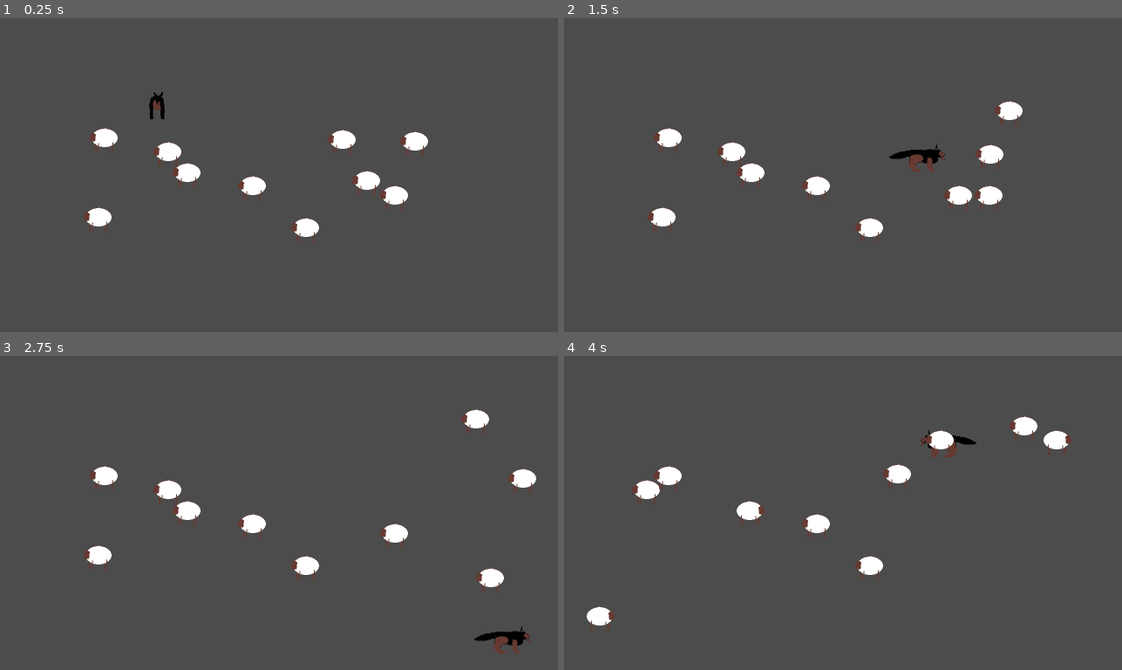
Above: before the commit, frames 1-4 (two rows, left to right).
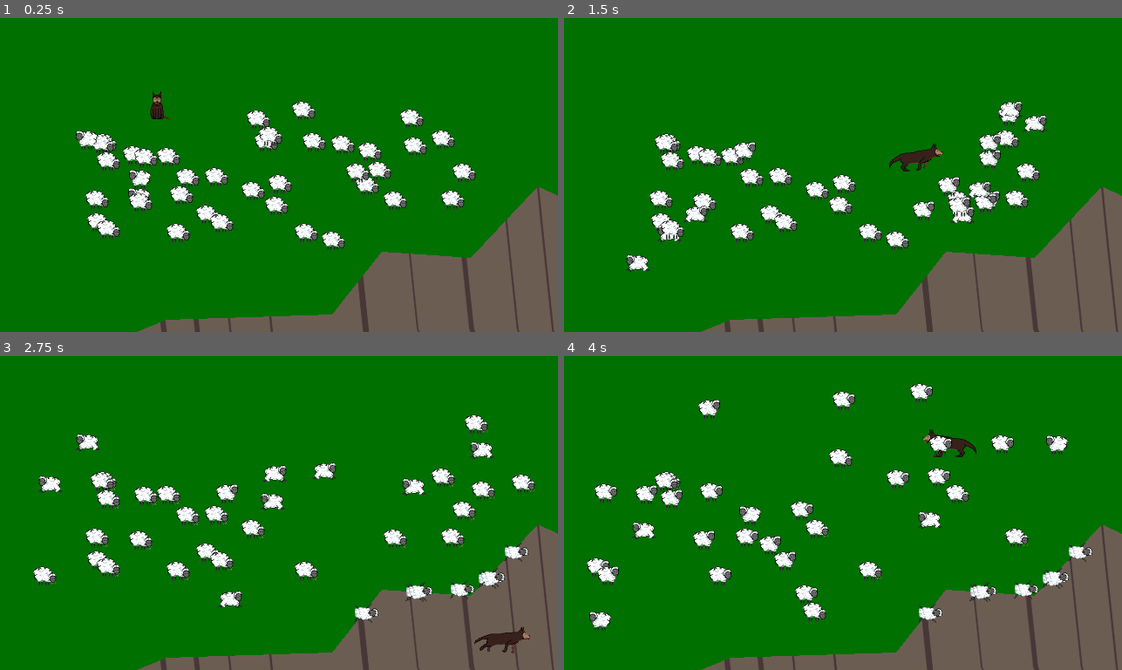
Above: after the commit, the same moments.

Repository: krfou/ludum-dare-51
Game: Godot game, scene res://scenes/Main.tscn
Same seed, same stepped clock (60 frames per second), same inputs: the game is played once before the commit and once after it. This scene is started directly instead of the project's main scene.
Inputs:
- Up to frame 1 (0.25 s): no input
- Up to frame 2 (1.5 s): hold Right (ui_right) 0.53-1.28 s; hold Down (ui_down) from 1.28 s (still down)
- Up to frame 3 (2.75 s): release Down (ui_down) at 2.03 s; hold Right (ui_right) from 2.03 s (still down)
- Up to frame 4 (4 s): release Right (ui_right) at 2.78 s; hold Up (ui_up) 2.78-3.53 s; hold Left (ui_left) from 3.53 s (still down)

The runs differ from the first frame. In frame 1, 98% of the frame differs, in the area x 0-100%, y 0-100%; in frame 2, 98%; in frame 3, 98%; in frame 4, 98%.

Commit message:
les moutons veulent pas tomber, mais sinon on est pas mal, la falaise fonctionne, prochaine étape la route

Diff:
--- a/scenes/Dog.gd
+++ b/scenes/Dog.gd
@@ -10,8 +10,6 @@
 
 func get_input():
 	velocity = Vector2.ZERO
-	if not velocity:
-		$AnimatedSprite.animation = "sit"
 	if Input.is_action_pressed("ui_left"):
 		velocity.x -= 1
 	if Input.is_action_pressed("ui_right"):
@@ -23,7 +21,9 @@
 	if velocity.length() > 0:
 		_move_collision_in_direction(velocity)
 		velocity = velocity.normalized() * speed
-		$AnimatedSprite.animation = "default"
+		$AnimatedSprite.animation = "run"
+	else:
+		$AnimatedSprite.animation = "sit"
 	if velocity.x < 0:
 		$AnimatedSprite.flip_h = true
 	else:
@@ -41,12 +41,12 @@
 
 
 func _ready():
-	var texture = $AnimatedSprite.frames.get_frame("default", 0)
+	var texture = $AnimatedSprite.frames.get_frame("run", 0)
 	texture_size = texture.get_size()
 
 func _on_Dog_area_entered(area:Area2D):
 	if area.is_in_group("sheeps"):
-		area.is_scared(position, speed)
+		area.is_scared(position)
 		emit_signal("spook")
 
 func _move_collision_in_direction(direction: Vector2):
--- a/scenes/Main.gd
+++ b/scenes/Main.gd
@@ -2,6 +2,10 @@
 
 export (PackedScene) var Sheep
 export (int) var sheep_number
+
+export (PackedScene) var RigidSheep
+export (int) var rigid_sheep_number
+
 export (int) var playtime
 
 var score
@@ -23,6 +27,7 @@
 	$Dog.show()
 	$GameTimer.start()
 	spawn_sheeps()
+	spawn_rigid_sheeps()
 
 
 func spawn_sheeps():
@@ -34,3 +39,13 @@
 			rand_range(100, screensize.x - 100),
 			rand_range(100, screensize.y - 100)
 		)
+
+func spawn_rigid_sheeps():
+	for _i in range(0, rigid_sheep_number):
+		var rs = RigidSheep.instance()
+		$RigidSheeps.add_child(rs)
+		rs.screensize = screensize
+		rs.position = Vector2(
+			rand_range(100, screensize.x - 100),
+			rand_range(100, screensize.y - 100)
+		)
--- a/scenes/Main.tscn
+++ b/scenes/Main.tscn
@@ -1,24 +1,35 @@
-[gd_scene load_steps=4 format=2]
+[gd_scene load_steps=7 format=2]
 
 [ext_resource path="res://scenes/Dog.tscn" type="PackedScene" id=1]
 [ext_resource path="res://scenes/Main.gd" type="Script" id=2]
 [ext_resource path="res://scenes/Sheep.tscn" type="PackedScene" id=3]
+[ext_resource path="res://scenes/RigidSheep.tscn" type="PackedScene" id=4]
+[ext_resource path="res://assets/background/background.png" type="Texture" id=5]
+[ext_resource path="res://scenes/cliffs.tscn" type="PackedScene" id=6]
 
 [node name="Main" type="Node"]
 script = ExtResource( 2 )
 Sheep = ExtResource( 3 )
-sheep_number = 10
+sheep_number = 40
+RigidSheep = ExtResource( 4 )
 playtime = 50
 
 [node name="Background" type="TextureRect" parent="."]
 anchor_right = 1.0
 anchor_bottom = 1.0
+texture = ExtResource( 5 )
 stretch_mode = 2
+
+[node name="Cliffs" parent="." instance=ExtResource( 6 )]
+position = Vector2( 157, 360 )
+rotation = -0.34383
 
 [node name="Dog" parent="." instance=ExtResource( 1 )]
 
 [node name="Sheeps" type="Node" parent="."]
 
+[node name="RigidSheeps" type="Node" parent="."]
+
 [node name="DogStart" type="Position2D" parent="."]
 position = Vector2( 180, 100 )
 
--- /dev/null
+++ b/scenes/RigidSheep.gd
@@ -0,0 +1,89 @@
+extends RigidBody2D
+
+export (int) var wanted_speed = 100
+
+var speed: int
+onready var max_speed :int = wanted_speed * 3
+var velocity := Vector2()
+var screensize := Vector2()
+var texture_size := Vector2()
+
+var is_alive := true
+var is_running_away := false
+
+# position du mouton moins position du chien dans vecteur
+
+onready var move_timer := $MoveTimer as Timer
+
+func is_scared(dog_position: Vector2, dog_speed: int) -> void:
+    var run_away_vector = Vector2(position.x - dog_position.x, position.y - dog_position.y)
+    is_running_away = true
+    velocity = velocity + run_away_vector
+    speed = clamp(speed * 3, wanted_speed, max_speed)
+
+
+func _process(delta: float) -> void:
+    if not is_alive:
+        pass
+    elif is_running_away:
+        _run_away(delta)
+    else:
+        _move(delta)
+
+
+func _generate_move() -> void:
+    randomize()
+    move_timer.wait_time = int(rand_range(1, 2))
+    # faire en sorte que les moutons mange 50% du temps
+    if rand_range(0, 1) > 0.5:
+        velocity.x = int(randi()%3 - 1)
+        velocity.y = int(randi()%3 - 1)
+    else:
+        velocity = Vector2.ZERO
+    move_timer.start()
+
+func _on_timer_timeout():
+	_generate_move()
+
+func _move(delta):
+    velocity += velocity * delta
+    speed = clamp(speed * 0.99, wanted_speed, max_speed)
+    if velocity.length() > 0:
+        $AnimatedSprite.animation = "default"
+        #le mouton fait demi-tour au lieu de rester collé au mur
+        if velocity.x > screensize.x - texture_size.x / 2 or velocity.x < 0 + texture_size.x / 2:
+            velocity.x = -velocity.x
+        if velocity.y > screensize.y - texture_size.y / 2 or velocity.y < 0 + texture_size.y / 2:
+            velocity.y = -velocity.y
+        velocity = velocity.normalized() * speed
+    if velocity.x < 0:
+        $AnimatedSprite.flip_h = true
+    else:
+        $AnimatedSprite.flip_h = false
+
+func _run_away(delta: float):
+    velocity += velocity * delta
+    if velocity.x > screensize.x or velocity.x < 0:
+        die()
+    if velocity.y > screensize.y or velocity.y < 0:
+        die()
+    velocity = velocity.normalized() * speed
+    if velocity.x < 0:
+        $AnimatedSprite.flip_h = true
+    else:
+        $AnimatedSprite.flip_h = false
+    is_running_away = false
+
+
+func die():
+    $AnimatedSprite.animation = "dead"
+    self.is_alive = false
+
+
+func _ready():
+    velocity = Vector2(200, 200)
+    move_timer.wait_time = int(rand_range(1, 4))
+    move_timer.start()
+    move_timer.connect("timeout", self, "_on_timer_timeout")
+    var texture = $AnimatedSprite.frames.get_frame("default", 0)
+    texture_size = texture.get_size()
--- /dev/null
+++ b/scenes/RigidSheep.tscn
@@ -0,0 +1,40 @@
+[gd_scene load_steps=6 format=2]
+
+[ext_resource path="res://assets/sheep/extra/sheep_dead.png" type="Texture" id=1]
+[ext_resource path="res://assets/sheep/extra/sheep_1.png" type="Texture" id=2]
+[ext_resource path="res://scenes/RigidSheep.gd" type="Script" id=3]
+
+[sub_resource type="SpriteFrames" id=1]
+animations = [ {
+"frames": [ ExtResource( 1 ) ],
+"loop": true,
+"name": "dead",
+"speed": 5.0
+}, {
+"frames": [ ExtResource( 2 ) ],
+"loop": true,
+"name": "default",
+"speed": 5.0
+} ]
+
+[sub_resource type="CircleShape2D" id=2]
+radius = 32.0
+
+[node name="RigidSheep" type="RigidBody2D" groups=["sheeps"]]
+mass = 799.3
+gravity_scale = 0.0
+script = ExtResource( 3 )
+__meta__ = {
+"_edit_group_": true
+}
+
+[node name="AnimatedSprite" type="AnimatedSprite" parent="."]
+scale = Vector2( 0.5, 0.5 )
+frames = SubResource( 1 )
+
+[node name="MoveTimer" type="Timer" parent="."]
+
+[node name="CollisionShape2D" type="CollisionShape2D" parent="."]
+scale = Vector2( 0.5, 0.5 )
+shape = SubResource( 2 )
+one_way_collision_margin = 0.0
--- a/scenes/Sheep.gd
+++ b/scenes/Sheep.gd
@@ -14,75 +14,84 @@
 
 onready var move_timer := $MoveTimer as Timer
 
-func is_scared(dog_position: Vector2, dog_speed: int) -> void:
-    var run_away_vector = Vector2(position.x - dog_position.x, position.y - dog_position.y)
-    is_running_away = true
-    velocity = velocity + run_away_vector
-    speed = clamp(speed * 3, wanted_speed, max_speed)
+func is_scared(dog_position: Vector2) -> void:
+	var run_away_vector = Vector2(position.x - dog_position.x, position.y - dog_position.y)
+	is_running_away = true
+	velocity = velocity + run_away_vector
+	speed = clamp(speed * 3, wanted_speed, max_speed)
 
 
 func _process(delta: float) -> void:
-    if not is_alive:
-        pass
-    elif is_running_away:
-        _run_away(delta)
-    else:
-        _move(delta)
+	if not is_alive:
+		pass
+	elif is_running_away:
+		_run_away(delta)
+	else:
+		_move(delta)
 
 
 func _generate_move() -> void:
-    randomize()
-    move_timer.wait_time = int(rand_range(1, 2))
-    # faire en sorte que les moutons mange 50% du temps
-    if rand_range(0, 1) > 0.5:
-        velocity.x = int(randi()%3 - 1)
-        velocity.y = int(randi()%3 - 1)
-    else:
-        velocity = Vector2.ZERO
-    move_timer.start()
+	randomize()
+	move_timer.wait_time = int(rand_range(1, 2))
+	# faire en sorte que les moutons mange 50% du temps
+	if rand_range(0, 1) > 0.5:
+		velocity.x = int(randi()%3 - 1)
+		velocity.y = int(randi()%3 - 1)
+	else:
+		velocity = Vector2.ZERO
+	move_timer.start()
 
 func _on_timer_timeout():
 	_generate_move()
 
 func _move(delta):
-    position += velocity * delta
-    speed = clamp(speed * 0.99, wanted_speed, max_speed)
-    if velocity.length() > 0:
-        $AnimatedSprite.animation = "default"
-        #le mouton fait demi-tour au lieu de rester collé au mur
-        if position.x > screensize.x - texture_size.x / 2 or position.x < 0 + texture_size.x / 2:
-            velocity.x = -velocity.x
-        if position.y > screensize.y - texture_size.y / 2 or position.y < 0 + texture_size.y / 2:
-            velocity.y = -velocity.y
-        velocity = velocity.normalized() * speed
-    if velocity.x < 0:
-        $AnimatedSprite.flip_h = true
-    else:
-        $AnimatedSprite.flip_h = false
+	position += velocity * delta
+	speed = clamp(speed * 0.99, wanted_speed, max_speed)
+	if velocity.length() > 0:
+		$AnimatedSprite.animation = "leap"
+		#le mouton fait demi-tour au lieu de rester collé au mur
+		if position.x > screensize.x - texture_size.x / 2 or position.x < 0 + texture_size.x / 2:
+			velocity.x = -velocity.x
+		if position.y > screensize.y - texture_size.y / 2 or position.y < 0 + texture_size.y / 2:
+			velocity.y = -velocity.y
+		velocity = velocity.normalized() * speed
+	else:
+		$AnimatedSprite.animation = "eat"
+	if velocity.x < 0:
+		$AnimatedSprite.flip_h = true
+	else:
+		$AnimatedSprite.flip_h = false
 
 func _run_away(delta: float):
-    position += velocity * delta
-    if position.x > screensize.x or position.x < 0:
-        die()
-    if position.y > screensize.y or position.y < 0:
-        die()
-    velocity = velocity.normalized() * speed
-    if velocity.x < 0:
-        $AnimatedSprite.flip_h = true
-    else:
-        $AnimatedSprite.flip_h = false
-    is_running_away = false
+	position += velocity * delta
+	if position.x > screensize.x or position.x < 0:
+		die()
+	if position.y > screensize.y or position.y < 0:
+		die()
+	velocity = velocity.normalized() * speed
+	if velocity.x < 0:
+		$AnimatedSprite.flip_h = true
+	else:
+		$AnimatedSprite.flip_h = false
+	is_running_away = false
 
 
 func die():
-    $AnimatedSprite.animation = "dead"
-    self.is_alive = false
+	$AnimatedSprite.animation = "dead"
+	self.is_alive = false
 
+func fall():
+	$AnimatedSprite.animation = "fall"
+	var current_scale = self.scale.x
+	$Tween.interpolate_property($AnimatedSprite, "scale", current_scale, 0, 5, Tween.TRANS_LINEAR, Tween.EASE_IN_OUT)
+	$Tween.start()
+	self.is_alive = false
 
 func _ready():
-    position = Vector2(200, 200)
-    move_timer.wait_time = int(rand_range(1, 4))
-    move_timer.start()
-    move_timer.connect("timeout", self, "_on_timer_timeout")
-    var texture = $AnimatedSprite.frames.get_frame("default", 0)
-    texture_size = texture.get_size()
+	position = Vector2(200, 200)
+	move_timer.wait_time = int(rand_range(1, 4))
+	move_timer.start()
+	move_timer.connect("timeout", self, "_on_timer_timeout")
+	var texture = $AnimatedSprite.frames.get_frame("leap", 0)
+	texture_size = texture.get_size()
+	$AnimatedSprite.animation = "eat"
--- a/scenes/Sheep.tscn
+++ b/scenes/Sheep.tscn
@@ -1,8 +1,18 @@
-[gd_scene load_steps=7 format=2]
+[gd_scene load_steps=17 format=2]
 
-[ext_resource path="res://assets/sheep/extra/sheep_1.png" type="Texture" id=1]
+[ext_resource path="res://assets/sheep/leap/version 2/sheep_leap_2.png" type="Texture" id=1]
 [ext_resource path="res://scenes/Sheep.gd" type="Script" id=2]
 [ext_resource path="res://assets/sheep/extra/sheep_dead.png" type="Texture" id=3]
+[ext_resource path="res://assets/sheep/leap/version 2/sheep_leap_1.png" type="Texture" id=4]
+[ext_resource path="res://assets/sheep/eat/sheep_eat_2.png" type="Texture" id=5]
+[ext_resource path="res://assets/sheep/eat/sheep_eat_6.png" type="Texture" id=6]
+[ext_resource path="res://assets/sheep/eat/sheep_eat_7.png" type="Texture" id=7]
+[ext_resource path="res://assets/sheep/eat/sheep_eat_8.png" type="Texture" id=8]
+[ext_resource path="res://assets/sheep/eat/sheep_eat_1.png" type="Texture" id=9]
+[ext_resource path="res://assets/sheep/eat/sheep_eat_3.png" type="Texture" id=10]
+[ext_resource path="res://assets/sheep/eat/sheep_eat_4.png" type="Texture" id=11]
+[ext_resource path="res://assets/sheep/eat/sheep_eat_5.png" type="Texture" id=12]
+[ext_resource path="res://assets/sheep/fall/sheep_fall_.png" type="Texture" id=13]
 
 [sub_resource type="SpriteFrames" id=1]
 animations = [ {
@@ -11,9 +21,19 @@
 "name": "dead",
 "speed": 5.0
 }, {
-"frames": [ ExtResource( 1 ) ],
+"frames": [ ExtResource( 9 ), ExtResource( 5 ), ExtResource( 10 ), ExtResource( 11 ), ExtResource( 12 ), ExtResource( 6 ), ExtResource( 7 ), ExtResource( 8 ) ],
 "loop": true,
-"name": "default",
+"name": "eat",
+"speed": 5.0
+}, {
+"frames": [ ExtResource( 13 ) ],
+"loop": true,
+"name": "fall",
+"speed": 5.0
+}, {
+"frames": [ ExtResource( 4 ), ExtResource( 1 ) ],
+"loop": true,
+"name": "leap",
 "speed": 5.0
 } ]
 
@@ -34,6 +54,8 @@
 
 [node name="AnimatedSprite" type="AnimatedSprite" parent="."]
 frames = SubResource( 1 )
+animation = "fall"
+playing = true
 
 [node name="MoveTimer" type="Timer" parent="."]
 
@@ -49,3 +71,5 @@
 [node name="CollisionShape2D" type="CollisionShape2D" parent="."]
 shape = SubResource( 2 )
 one_way_collision_margin = 0.0
+
+[node name="Tween" type="Tween" parent="."]
--- /dev/null
+++ b/scenes/cliffs.gd
@@ -0,0 +1,7 @@
+extends Area2D
+
+
+
+func _on_Cliffs_area_entered(area:Area2D):
+    if area.is_in_group("sheeps"):
+        area.fall()
--- /dev/null
+++ b/scenes/cliffs.tscn
@@ -0,0 +1,27 @@
+[gd_scene load_steps=3 format=2]
+
+[ext_resource path="res://assets/background/image.png" type="Texture" id=1]
+[ext_resource path="res://scenes/cliffs.gd" type="Script" id=2]
+
+[node name="Cliffs" type="Area2D"]
+script = ExtResource( 2 )
+__meta__ = {
+"_edit_group_": true
+}
+
+[node name="CollisionPolygon2D" type="CollisionPolygon2D" parent="."]
+use_parent_material = true
+position = Vector2( 1, 1 )
+scale = Vector2( 0.996206, 1.24247 )
+polygon = PoolVector2Array( 33.1257, 6.43879, -0.841583, 19.4355, 0, 128, 82, 114, 223, 162, 318, 148, 474, 164, 498.893, 98.9964, 522.984, 37.8279, 486.847, 10.463, 444.687, 32.1939, 391.485, 46.6812, 298.131, 16.9018, 214.815, 58.7539 )
+one_way_collision_margin = 0.0
+
+[node name="Polygon2D" type="Polygon2D" parent="CollisionPolygon2D"]
+position = Vector2( -1.00381, -0.804849 )
+scale = Vector2( 0.842368, 0.804849 )
+texture = ExtResource( 1 )
+texture_scale = Vector2( 1.1, 1 )
+texture_rotation_degrees = -16.2
+polygon = PoolVector2Array( 2.38419e-07, 9.53674e-07, 2, 115, 2.38419e-07, 161, 466, 252, 603, 113, 628, 36, 583, -2, 464, 49, 352, 8, 259, 57, 44, -2 )
+
+[connection signal="area_entered" from="." to="." method="_on_Cliffs_area_entered"]
--- a/scenes/dog.tscn
+++ b/scenes/dog.tscn
@@ -1,15 +1,18 @@
-[gd_scene load_steps=6 format=2]
+[gd_scene load_steps=8 format=2]
 
-[ext_resource path="res://assets/dog/extra/dog_2.png" type="Texture" id=1]
+[ext_resource path="res://assets/dog/running/dog_running_3.png" type="Texture" id=1]
 [ext_resource path="res://scenes/Dog.gd" type="Script" id=2]
-[ext_resource path="res://assets/dog/extra/dog_sit.png" type="Texture" id=3]
+[ext_resource path="res://assets/dog/sit/dog_sitting_1.png" type="Texture" id=3]
+[ext_resource path="res://assets/dog/running/dog_running_4.png" type="Texture" id=4]
+[ext_resource path="res://assets/dog/running/dog_running_5.png" type="Texture" id=5]
 
 [sub_resource type="SpriteFrames" id=1]
+resource_local_to_scene = true
 animations = [ {
-"frames": [ ExtResource( 1 ) ],
+"frames": [ ExtResource( 1 ), ExtResource( 4 ), ExtResource( 5 ) ],
 "loop": true,
-"name": "default",
-"speed": 5.0
+"name": "run",
+"speed": 15.0
 }, {
 "frames": [ ExtResource( 3 ) ],
 "loop": true,
@@ -31,6 +34,9 @@
 [node name="AnimatedSprite" type="AnimatedSprite" parent="."]
 scale = Vector2( 0.5, 0.5 )
 frames = SubResource( 1 )
+animation = "run"
+frame = 1
+playing = true
 
 [node name="CollisionShape2D" type="CollisionShape2D" parent="."]
 shape = SubResource( 2 )
Binary file added: assets/background/background.png
Not shown, added: assets/background/background.png.import
Binary file added: assets/background/cliffs.png
Not shown, added: assets/background/cliffs.png.import
Binary file added: assets/background/image.png
Not shown, added: assets/background/image.png.import
Binary file added: assets/dog/extra/dog_running_2.aseprite
Binary file added: assets/dog/running/dog_running_1.png
Not shown, added: assets/dog/running/dog_running_1.png.import
Binary file added: assets/dog/running/dog_running_2.png
Not shown, added: assets/dog/running/dog_running_2.png.import
Binary file added: assets/dog/running/dog_running_3.png
(and 39 more such lines)
